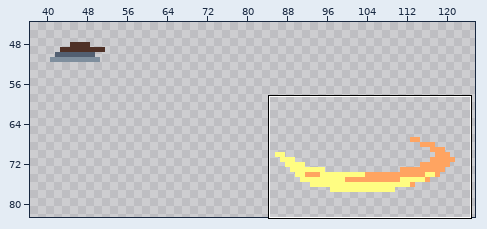
Two states of a pixel-art file, Content/Animations/red hood itch free.aseprite. The first picture is a wide view before the edit; the outline marks the close-up.
Close-up. Earlier state:
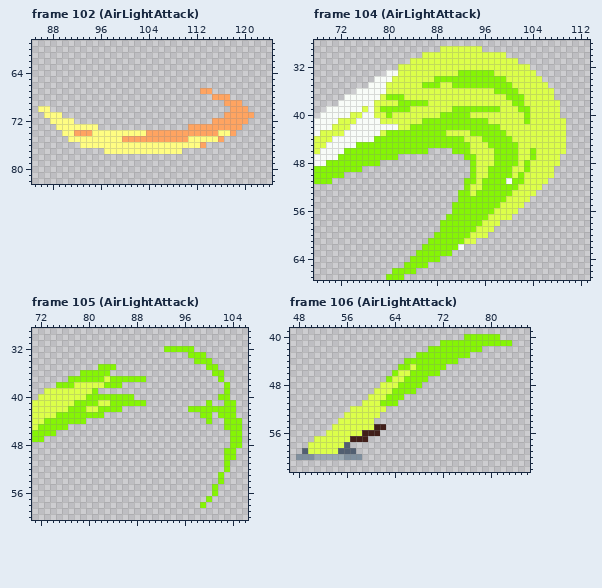
128x96 pixels, 254 frames. Shown: frame 102 (AirLightAttack): x 85..124, y 59..82; frame 104 (AirLightAttack): x 68..113, y 28..67; frame 105 (AirLightAttack): x 71..106, y 29..60; frame 106 (AirLightAttack): x 47..86, y 39..62. The wide view leaves out empty margins. The commit also changed other frames or places, which this record leaves out.
The same view after the edit:
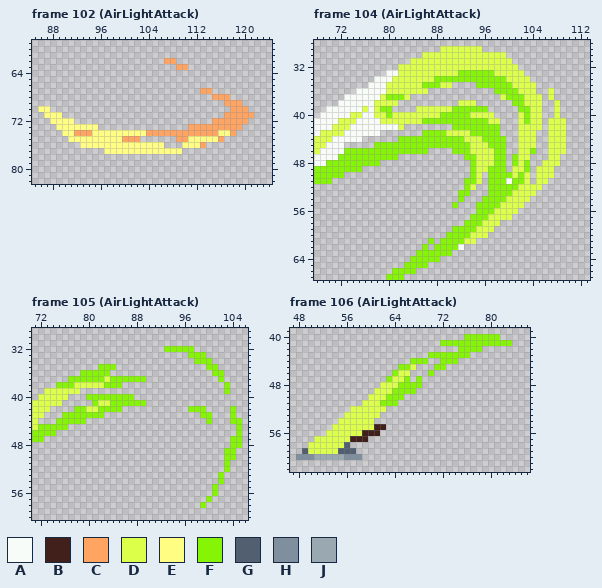
Palette (. is transparent): A #f8fcf8  B #411f1a  C #ffa461  D #dcff4a  E #fffd82  F #85f505  G #525f71  H #7f8f9e  J #9aa8b2
Difference:
--- frame 102 (AirLightAttack), layer "特效1"
@@ x 105..112 @@
 61 ........
-62 ........
-63 ........
+62 ..CC....
+63 ....CC..
 64 ........
@@ x 101..111 @@
 74 EEECCCCCCCC
-75 CCCCCCCCCCE
-76 EEEEEEEEEEE
+75 CC......CCE
+76 EEEEEE...EE
 77 EEEEEEEEE..
--- frame 104 (AirLightAttack), layer "特效2"
@@ x 68..113 @@
 30 ..................DDDDDDDDDDDDDD..............
-31 ................DDDDDDDDDDDDDDDDDD............
-32 ..............DDDDDDDDDDDDDDDDDDDDDD..........
-33 ............AADDDDDDDDDDFFFFFFDDDDDDD.........
-34 ..........AAADDDDDDDFFFFFFFFFFFFDDDDDD........
-35 .........AAADDDDDDFFFDDFFFFFFFFFFDDDDDD.......
-36 .......AAAAADDDDDDDDDDDDDDDDDDFFFFDDDDDD......
-37 .....AAAAAADFFFDDDDDDDDDDDDDDDDDFFFDDDDD......
-38 ....AAAAAADDDDFFFFFDDDDDDDDDDDDDDFFDDDDDD.....
-39 ..AAAAAADADFFFFFDDDDDDDFFFFFFFFDDDFFDDDDD.....
-40 .AAAAADDAADDFDDDDDDDDFFFFFDDDDDDDDDFDDDDD.....
-41 AAAADDDAAAADDDDDDDFFFFFFFFFFFDDDDDDFDDDDDD....
-42 AAADDDAAAAAAAADDFFFFFFFFFFFFFFFDDDDDDDDDDD....
-43 ADDDDAAAAAADFFFFFFFFFFDDDDFFFFFFDDDDDDDDDD....
-44 DDDAAAAAAAFFFFFFFFFFFFFFFDDDFFFFFDDDDDDDDD....
-45 DDAAAAAFFFFFFFFFFFFFFFFFFFDDDFFFFFDDDDDDDD....
-46 DAAAAFFFFFFFFFFFFFF....FFFDDDDFFFFDDFDDDDD....
-47 AAAAFFFFFFFFFF...........FFDDDFFFFDDFDDDD.....
-48 AAFFFFFFFFF...............FDDDFFFFDFDDDDD.....
-49 FFFFFFFF..................FDDFFFFDDFDDDD......
-50 FFFFF.....................FDDFFFFDFDDDDD......
-51 FFF......................FFDFFFFAFFDDDD.......
-52 .........................FDDFFFFFFDDDD........
-53 ........................FFDFFFFFFDDDD.........
-54 ........................FFFFFFFFDDDD..........
-55 .......................FFFFFFFFDDDD...........
-56 .......................FFFFFFFDDDD............
-57 ......................FFFFFFFDDDD.............
-58 .....................FFFFFFFDDD...............
-59 .....................FFFFFFDDD................
-60 ....................FFFFFFDDD.................
-61 ...................FFFFFFDD...................
-62 ..................FFFFFFA.....................
+31 ................DDDDDDDDDDDDDDDDD.............
+32 ..............DDDDDDDDDDDDDDDDDDDD............
+33 ............AADDDDDDDDDDFFFFFFDDDDD...........
+34 ..........AAADDDDDDDFFFFFFFFFFFFDDDD..........
+35 .........AAADDDDDDFFFDD....FFFFFFDDDD.........
+36 .......AAAAADDDDDDD...........FFFFDDD..D......
+37 .....AAAAAADFFFD...............DFFFDDD.D......
+38 ....AAAAAADDDD..........DDD......FFDDD..D.....
+39 ..AAAAAADADFF....DDDDDDFFFFFF.....FFDD..D.....
+40 .AAAAADDAADDFDDDDDDDDFFFFFDDDD....DFDD..D.....
+41 AAAADDDAAAADDDDDDDFFFFFFFFFFFDD...DFDD.DDD....
+42 AAADDDAAAAAAAAD........FFFFFFFF...DDDD.DDD....
+43 ADDDDAAAAAA.......FFFFDDDDFFFFF...DDD..DDD....
+44 DDDAAAAA......FFFFFFFFFFFDDDFFFF..DDD..DDD....
+45 DDAAA.....FFFFFFFFFFFFFFFFDDDFFF..DDD..DDD....
+46 DAAAAFFFFFFFFFFFFFF....FFFDDDDFF..DDF..DDD....
+47 AAAAFFFFFFFFFF...........FFDDDFF.FDD...DD.....
+48 AAFFFFFFFFF...............FDDDFF.FDF..DDD.....
+49 FFFFFFFF..................FDDFFF.DDF.DDD......
+50 FFFFF.....................FD.FFFFDFD.DDD......
+51 FFF......................FFD.FFFAFFD.DD.......
+52 .........................FD..FFFFFDDDD........
+53 ........................FF...FFFFDDDD.........
+54 ........................F...FFFFDDDD..........
+55 .......................F...FFFFDDDD...........
+56 ...........................FFFDDDD............
+57 ..........................FFFDDDD.............
+58 .........................FFFDDD...............
+59 .......................FFFFDDD................
+60 ......................FFFFDDD.................
+61 ...................F.FFFFDD...................
+62 ..................F.FFFFA.....................
 63 .................FFFFFF.......................
--- frame 105 (AirLightAttack), layer "特效2"
@@ x 71..106 @@
 38 ....FFFDDDDDFFF.................F...
-39 ..DDDDDDDDF.....................F...
-40 .DDDDDDDDFFFFFFFF..............FF...
-41 DDDDDDDFFFFDDFFFFFF..........F..FF..
-42 DDDDDDFFFDDFFFF...........FFFFFFFF..
-43 DDDDFFFFFFFF................FF.FFF..
-44 DDFFFFFFF....................F..FFF.
-45 DFFFFF..........................FFF.
-46 FFFF.............................FF.
+39 ..DDDDDD........................F...
+40 .DDDDD...FFFFFFFF...................
+41 DDDDD.....FDDFFFFFF.................
+42 DDD....FFDDFFFF...........FFF....F..
+43 DD...FFFFFFF................FF...F..
+44 D...FFFFF....................F...FF.
+45 DFFFFF............................F.
+46 FFFF..............................F.
 47 FF...............................FF.
--- frame 106 (AirLightAttack), layer "特效2"
@@ x 64..76 @@
 41 ........FFFFF
-42 ......FFFFFFF
-43 ....FFFFFFFFF
-44 ..FFFFFFFFF..
-45 .FFDFFFFF....
-46 FDDFFFFF.....
-47 DDFFFF.......
+42 ...........FF
+43 ......FFFFFFF
+44 ...FFF..FFF..
+45 .FFD...FF....
+46 FDD...F......
+47 DDF.F........
 48 DFFFF........
Where, in picture pixels (left, top, right, bottom), the same in both close-ups:
added: (164, 58, 188, 70)
erased: (140, 136, 182, 148)
erased: (344, 58, 554, 250)
erased: (38, 388, 98, 424)
erased: (206, 394, 236, 436)
erased: (404, 346, 458, 382)
